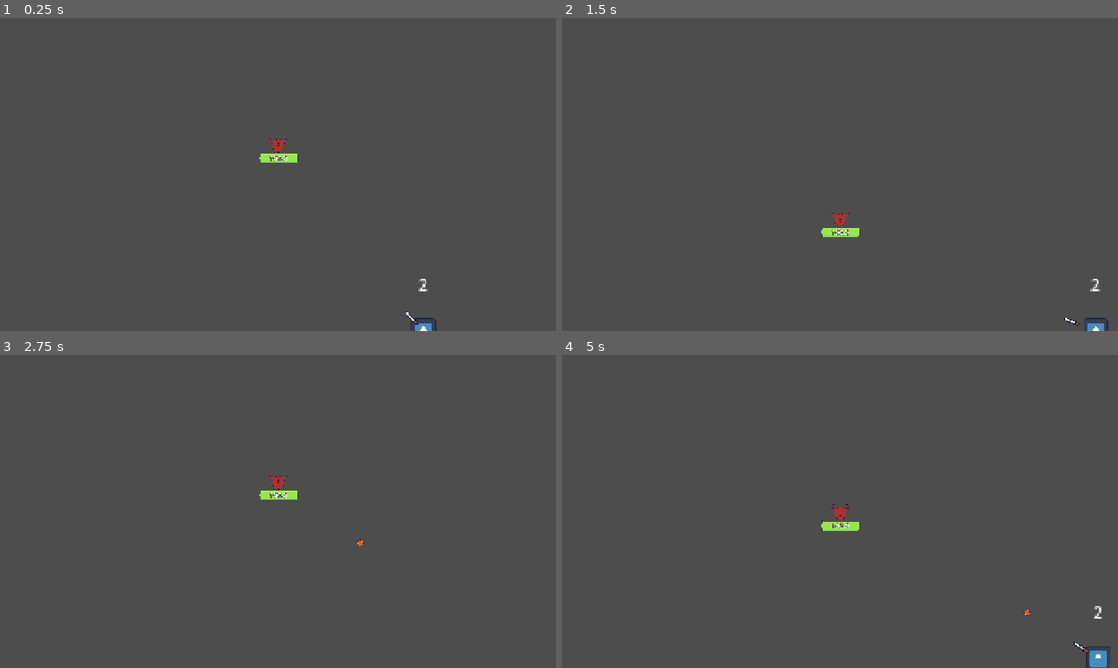
Above: before the commit, frames 1-4 (two rows, left to right).
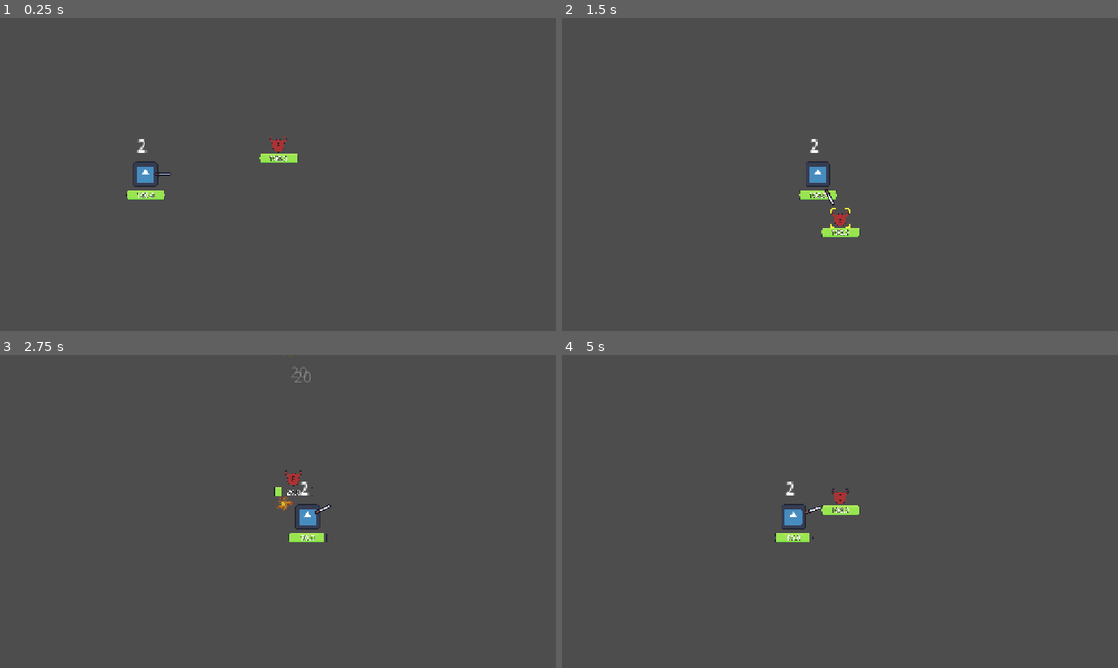
Above: after the commit, the same moments.

Repository: Darkcitrus/darkspracticegame-main
Game: Godot game, scene res://game_world.tscn
Two runs of this game, one before a commit and one after it. Both use one fixed random seed, a clock stepped at 60 frames per second and the inputs below. This scene is started directly instead of the project's main scene. The engine's default icon, where the game draws it, is replaced by a stand-in: a white triangle on a blue panel in a dark square.
Inputs (mouse positions are in pixels of both pictures, inside the frame that each line leads up to):
- Up to frame 1 (0.25 s): no input
- Up to frame 2 (1.5 s): tap Enter at 0.5 s; move the mouse to (962, 158) at 0.52 s; hold Right (ui_right) 0.53-1.25 s; tap Shift (dash) at 0.6 s; click (962, 158) at 0.67 s; tap Space (ui_select) at 0.77 s; drag from (728, 190) to (1084, 315) at 1.27 s
- Up to frame 3 (2.75 s): move the mouse to (333, 442) at 2.02 s; hold Right (ui_right) from 2.03 s (still down); hold Right mouse button (right_click) from 2.03 s (still down); click (333, 442) at 2.17 s
- Up to frame 4 (5 s): release Right (ui_right) at 2.75 s; release Right mouse button (right_click) at 2.75 s; drag from (812, 574) to (923, 542) at 2.77 s; move the mouse to (1006, 558) at 3.52 s; hold Left (ui_left) 3.53-4.25 s; tap Tab at 3.6 s; click (1006, 558) at 3.67 s; tap Space (ui_select) at 3.77 s; drag from (673, 464) to (845, 498) at 4.27 s

The runs differ from the first frame. In frame 1, 0.7% of the frame differs, in the area x 22-79%, y 38-100%; in frame 2, 0.6%; in frame 3, 1.0%; in frame 4, 1.3%, in the area x 38-99%, y 40-100%.

Commit message:
Refactor dummy positioning logic; enhance mouse detection setup and remove redundant position management in GameManager, finally fixed offset spawns and camera

Diff:
--- a/game_world.tscn
+++ b/game_world.tscn
@@ -1,27 +1,18 @@
-[gd_scene load_steps=5 format=3 uid="uid://dn4hf7rryawqk"]
+[gd_scene load_steps=4 format=3 uid="uid://dn4hf7rryawqk"]
 
 [ext_resource type="PackedScene" uid="uid://bddudkfbtetv1" path="res://scenes/character_body_2d.tscn" id="1_ea1x0"]
-[ext_resource type="Script" uid="uid://cy1fm8fm0sxwu" path="res://scripts/camera_enforcer.gd" id="2_b7eqr"]
 [ext_resource type="PackedScene" uid="uid://d3mu8vdkubyp8" path="res://scenes/dummy_manager.tscn" id="2_e08lw"]
 [ext_resource type="Script" uid="uid://cbs4j5p05xi2p" path="res://scripts/player_debug.gd" id="4_dw3vo"]
 
 [node name="GameWorld" type="Node2D"]
-script = ExtResource("2_b7eqr")
 
 [node name="Player" parent="." instance=ExtResource("1_ea1x0")]
 texture_filter = 5
 position = Vector2(334, 359)
 scale = Vector2(0.45, 0.45)
 
-[node name="DodgeRecovery" parent="Player" index="9"]
-one_shot = false
-
 [node name="PlayerDebug" type="Node" parent="Player"]
 script = ExtResource("4_dw3vo")
 
 [node name="Dummy Manager" parent="." instance=ExtResource("2_e08lw")]
-
-[editable path="Player"]
-[editable path="Dummy Manager"]
-[editable path="Dummy Manager/Dummy"]
-[editable path="Dummy Manager/Dummy/Selector"]
+position = Vector2(655, 359)
--- a/scenes/TestingArea.tscn
+++ b/scenes/TestingArea.tscn
@@ -11,6 +11,10 @@
 [node name="Testing Area" type="Node2D" groups=["UI"]]
 script = ExtResource("1_4nlp4")
 
+[node name="Camera2D" type="Camera2D" parent="."]
+z_index = 4
+position = Vector2(673, 359)
+
 [node name="DebugLogger" type="Node2D" parent="."]
 position = Vector2(673, 359)
 script = ExtResource("2_uxidc")
@@ -22,7 +26,6 @@
 z_index = -10
 texture_filter = 1
 position = Vector2(673, 359)
-scale = Vector2(1.49297, 1.49583)
 texture = ExtResource("9_led6v")
 
 [node name="Menu" type="Node2D" parent="." groups=["UI"]]
@@ -32,8 +35,7 @@
 [node name="MenuBG" type="Sprite2D" parent="Menu"]
 z_index = 2
 texture_filter = 1
-position = Vector2(0.499207, -0.49884)
-scale = Vector2(1.911, 2.154)
+scale = Vector2(1.44, 1.44)
 texture = ExtResource("3_e11ah")
 
 [node name="QuitButton" type="Button" parent="Menu"]
--- a/scenes/character_body_2d.tscn
+++ b/scenes/character_body_2d.tscn
@@ -53,10 +53,10 @@
 anchor_top = 0.5
 anchor_right = 0.5
 anchor_bottom = 0.5
-offset_left = -25.4238
-offset_top = -290.96
-offset_right = -9.42374
-offset_bottom = -264.96
+offset_left = -41.0
+offset_top = -201.0
+offset_right = -24.9999
+offset_bottom = -175.0
 grow_horizontal = 2
 grow_vertical = 2
 scale = Vector2(5, 5)
@@ -67,16 +67,22 @@
 script = ExtResource("6_ns87m")
 
 [node name="HealthBar" type="TextureProgressBar" parent="." groups=["UI"]]
-offset_left = -98.8701
-offset_top = 67.7966
-offset_right = 101.13
-offset_bottom = 117.797
+anchors_preset = 8
+anchor_left = 0.5
+anchor_top = 0.5
+anchor_right = 0.5
+anchor_bottom = 0.5
+offset_left = -98.0
+offset_top = 80.0
+offset_right = 102.0
+offset_bottom = 130.0
+grow_horizontal = 2
+grow_vertical = 2
 value = 100.0
 rounded = true
 texture_under = ExtResource("3_lu8wt")
 texture_progress = ExtResource("4_x10p8")
 script = ExtResource("5_gpk5f")
-metadata/_edit_use_anchors_ = true
 
 [node name="DodgeTimer" type="Timer" parent="."]
 wait_time = 0.1
--- a/scenes/dummy_manager.tscn
+++ b/scenes/dummy_manager.tscn
@@ -8,11 +8,5 @@
 
 [node name="Dummy" parent="." instance=ExtResource("2_4qj6t")]
 
-[node name="MouseDetector" parent="Dummy" index="4"]
-visible = false
-
-[node name="Selector" parent="Dummy" index="5"]
-visible = false
-
 [editable path="Dummy"]
 [editable path="Dummy/Selector"]
--- a/scripts/GameManager.gd
+++ b/scripts/GameManager.gd
@@ -68,14 +68,8 @@
 	else:
 		print("GameManager: Player node not found.")
 
-	# Check for Camera2D
-	var camera = get_node_or_null("Camera2D")
-	if camera:
-		print("GameManager: Found Camera2D node. Positioning camera.")
-		camera.global_position = center_position
-		print("GameManager: Camera positioned at center:", center_position)
-	else:
-		print("GameManager: Camera2D node not found.")
+	# No longer controlling Camera2D, letting editor handle it
+	print("GameManager: Camera2D control removed, editor has full control.")
 
 	# Log final positions for debugging
 	print("GameManager: Final player position:", player.global_position if player else "Player not found.")
@@ -88,10 +82,16 @@
 			dummy_manager.global_position = center_position
 			print("GameManager: Positioned Dummy Manager at center:", center_position)
 
-		# Position the dummy relative to the Dummy Manager
-		dummy.position = Vector2.ZERO  # Reset local position to align with Dummy Manager
-		print("GameManager: Positioned dummy relative to Dummy Manager at:", dummy.position)
-		print("GameManager: Dummy global position after setting:", dummy.global_position)
+		# Delegate dummy positioning to the Dummy Manager
+		dummy_manager.call("reset_dummy_position", center_position)
+		print("GameManager: Delegated dummy positioning to Dummy Manager.")
+
+func _enforce_dummy_position(dummy):
+	if dummy and is_instance_valid(dummy):
+		# Reapply the dummy's position to ensure no drift
+		dummy.position = Vector2.ZERO
+		print("GameManager: Enforced dummy position during deferred call. Current position:", dummy.position)
+		print("GameManager: Dummy global position after enforcement:", dummy.global_position)
 
 func position_player(player):
 	if player:
--- a/scripts/Player.gd
+++ b/scripts/Player.gd
@@ -132,10 +132,6 @@
 
 # Override the default _physics_process to handle knockback
 func _physics_process(delta):
-	# Log the player's position during physics processing
-	print("Player: _physics_process called. Current position:", global_position)
-
-	# Ensure no logic modifies the player's position here
 	# Handle knockback if active
 	if knockback_active:
 		# Apply knockback force
@@ -156,8 +152,6 @@
 	$PlayerHealth._physics_process(delta)
 	move_and_slide()
 
-	print("Player: _physics_process called. Current position:", global_position)
-
 func _on_respawn_timer_timeout():
 	$PlayerHealth._on_respawn_timer_timeout()
 
--- a/scripts/dummy_manager.gd
+++ b/scripts/dummy_manager.gd
@@ -3,6 +3,8 @@
 var dummy_scene = preload("res://scenes/dummy.tscn")
 var spawn_position: Vector2
 var original_scale: Vector2 = Vector2(0.5, 0.5) # Store the original scale
+
+@onready var dummy = $Dummy
 
 func _ready():
 	# Use global position to ensure accuracy regardless of parent transforms
@@ -14,17 +16,82 @@
 
 	if get_child_count() > 0:
 		var first_dummy = get_child(0)
-		# Use global_position for accurate placement
+		# Store original scale for future respawns
+		original_scale = first_dummy.scale
+		print("DummyManager: Original dummy scale is ", original_scale)
+
+		# Handle initial dummy with EXACTLY the same logic as respawn
+		# Set global position directly
 		var viewport_center = get_viewport().get_visible_rect().size / 2
 		first_dummy.global_position = viewport_center
-		spawn_position = first_dummy.position
-		original_scale = first_dummy.scale
-		print("DummyManager: Original dummy scale is ", original_scale)
-		print("DummyManager: Setting dummy global position to ", viewport_center)
-		print("DummyManager: Resulting dummy position is ", first_dummy.position)
 
+		# Connect signals and set proper groups
 		connect_dummy(first_dummy)
-		print("DummyManager: First dummy global position is:", first_dummy.global_position)
+
+		# Call reset_position just like respawns do
+		if first_dummy.has_method("reset_position"):
+			first_dummy.reset_position()
+
+		# Explicitly ensure input properties are set
+		first_dummy.set_process_input(true)
+		first_dummy.input_pickable = true
+
+		# Make sure mouse detection is active
+		var mouse_detector = first_dummy.get_node_or_null("MouseDetector")
+		if mouse_detector:
+			mouse_detector.monitoring = true
+			mouse_detector.monitorable = true
+			print("DummyManager: Initial dummy mouse detector enabled.")
+
+		# Enhanced mouse detection setup for initial dummy
+		setup_mouse_detection(first_dummy)
+
+		print("DummyManager: Initial dummy positioned and configured at:", first_dummy.global_position)
+
+# New function to set up mouse detection with debug info
+func setup_mouse_detection(target_dummy):
+	# Enable input processing
+	target_dummy.set_process_input(true)
+	target_dummy.input_pickable = true
+	print("DummyManager: Input processing enabled for dummy")
+
+	# Set up mouse detector
+	var mouse_detector = target_dummy.get_node_or_null("MouseDetector")
+	if mouse_detector:
+		# Ensure it's enabled
+		mouse_detector.monitoring = true
+		mouse_detector.monitorable = true
+
+		# Check for collision shape
+		var collision_shape = mouse_detector.get_node_or_null("CollisionShape2D")
+		if collision_shape:
+			collision_shape.disabled = false
+			var shape = collision_shape.shape
+			print("DummyManager: Mouse detector collision shape enabled:",
+				  "Type:", shape.get_class(),
+				  "Size:", shape.get_rect().size if shape.has_method("get_rect") else "N/A")
+		else:
+			print("DummyManager: WARNING - No collision shape found in MouseDetector!")
+
+		# Connect mouse detection signals if they exist
+		if mouse_detector.has_signal("mouse_entered") and not mouse_detector.is_connected("mouse_entered", _on_mouse_entered):
+			mouse_detector.connect("mouse_entered", _on_mouse_entered)
+			print("DummyManager: Connected mouse_entered signal")
+
+		if mouse_detector.has_signal("mouse_exited") and not mouse_detector.is_connected("mouse_exited", _on_mouse_exited):
+			mouse_detector.connect("mouse_exited", _on_mouse_exited)
+			print("DummyManager: Connected mouse_exited signal")
+
+		print("DummyManager: Mouse detector fully configured")
+	else:
+		print("DummyManager: WARNING - No MouseDetector found on dummy!")
+
+# Callback functions for mouse detection
+func _on_mouse_entered():
+	print("DummyManager: Mouse entered dummy area")
+
+func _on_mouse_exited():
+	print("DummyManager: Mouse exited dummy area")
 
 func _on_dummy_died(pos: Vector2):
 	print("DummyManager: Dummy died at position ", pos, ", respawning in 1 second...")
@@ -44,6 +111,10 @@
 	connect_dummy(new_dummy)
 	# Use simplified reset
 	new_dummy.reset_position()
+
+	# Apply the enhanced mouse detection setup
+	setup_mouse_detection(new_dummy)
+
 	print("DummyManager: New dummy spawned at global position:", new_dummy.global_position)
 
 func connect_dummy(dummy):
@@ -54,3 +125,8 @@
 	dummy.set_process_input(true)
 	dummy.input_pickable = true
 	print("DummyManager: Dummy connected and configured")
+
+func reset_dummy_position(position: Vector2):
+	if dummy:
+		dummy.global_position = position
+		print("DummyManager: Dummy reset to position:", position)
--- a/scripts/menu.gd
+++ b/scripts/menu.gd
@@ -37,6 +37,9 @@
 	else:
 		print("Menu: GameManager still not found after instantiation.")
 
+	# Do not modify the dummy's position here
+	print("Menu: Dummy position is managed by the oscillation script.")
+
 func toggle_menu():
 	if visible:
 		if !game_world:
--- a/scripts/player_debug.gd
+++ b/scripts/player_debug.gd
@@ -8,11 +8,7 @@
 var is_tracking = true
 
 func _ready():
-	# Let GameManager handle initial positioning
-	# Just set up tracking
-	call_deferred("force_camera_settings")
-	get_tree().create_timer(0.05).timeout.connect(force_camera_settings)
-	get_tree().create_timer(0.2).timeout.connect(force_camera_settings)
+	# Remove camera control, let the editor handle it
 
 	# Add position tracking timer
 	var tracking_timer = Timer.new()
@@ -21,14 +17,6 @@
 	tracking_timer.wait_time = 0.2
 	tracking_timer.timeout.connect(track_player_position)
 	tracking_timer.start()
-
-	# Add camera check timer
-	var camera_timer = Timer.new()
-	camera_timer.name = "CameraCheckTimer"
-	add_child(camera_timer)
-	camera_timer.wait_time = 1.0
-	camera_timer.timeout.connect(force_camera_settings)
-	camera_timer.start()
 
 	# Schedule debug info
 	get_tree().create_timer(0.3).timeout.connect(debug_player_initial)
@@ -39,40 +27,20 @@
 	if player:
 		# Log the player's position for debugging
 		print("PlayerDebug: Tracking player position. Current global position:", player.global_position)
-		print("PlayerDebug: Expected position:", expected_position)
-		print("PlayerDebug: Distance from expected position:", (player.global_position - expected_position).length())
 
-		# Ensure this script does not modify the player's position
-		print("PlayerDebug: Position tracking only, no corrections applied.")
+		# Log the dummy's position without modifying it
+		var dummy = player.get_node_or_null("../Dummy Manager/Dummy")
+		if dummy:
+			print("PlayerDebug: Dummy position tracking only. Current global position:", dummy.global_position)
 
 func enforce_camera_and_positions():
-	# Enforce camera settings
-	force_camera_settings()
-
-	# IMPORTANT: Remove any code that forces player position
-	# Let the GameManager handle positioning
+	# Let the editor handle camera settings
 
 	# Check positions periodically
 	debug_player_periodic()
 
-func force_camera_settings():
-	var camera = player_find_camera()
-	if camera:
-		camera.position = Vector2.ZERO
-		camera.enabled = true
-		camera.anchor_mode = 1  # Drag center mode (0,0) at center
-		camera.make_current()
-		camera.reset_smoothing()
-		print("Camera settings enforced: pos=", camera.position, ", enabled=", camera.enabled,
-			  ", mode=", camera.anchor_mode)
-	else:
-		print("WARNING: No camera found to configure!")
-
 func debug_player_initial():
 	var player = get_parent()
-
-	# IMPORTANT: Don't set player position here at all
-	# This conflicts with GameManager's positioning
 
 	# Just print debug info
 	print("Player full path:", player.get_path())
@@ -85,60 +53,27 @@
 	print("Parent transform:", parent.global_transform if parent else "none")
 	print("Viewport size:", player.get_viewport_rect().size)
 	print("Scale:", player.scale)
-	print("Camera position:", find_camera_position())
 	print("Project window size:", DisplayServer.window_get_size())
 	print("=========================================")
 
 func debug_player_delayed():
 	var player = get_parent()
-	print("========== PLAYER DELAYED DEBUG ==========")
+	print("========== PLAYER AND DUMMY DELAYED DEBUG ==========")
 	print("Player name:", player.name)
-	print("Current position:", player.position)
-	print("Current global position:", player.global_position)
-	print("Camera position:", find_camera_position())
+	print("Player current global position:", player.global_position)
 
-	# Get the camera and check its properties
-	var camera = player_find_camera()
-	if camera:
-		print("Camera enabled:", camera.enabled)
-		print("Camera anchor mode:", camera.anchor_mode)
-		print("Camera zoom:", camera.zoom)
-
-		# Force camera settings
-		camera.enabled = true
-		camera.anchor_mode = 1  # Drag center mode (0,0) at center
-		print("Camera settings enforced: enabled=true, anchor_mode=1")
-
+	# Get the dummy and verify its position
+	var dummy = player.get_node_or_null("../Dummy Manager/Dummy")
+	if dummy:
+		print("Dummy name:", dummy.name)
+		print("Dummy current position:", dummy.position)
+		print("Dummy current global position:", dummy.global_position)
 	print("=========================================")
 
 func debug_player_periodic():
 	var player = get_parent()
 	print("Player periodic check - Position:", player.position, "Global:", player.global_position)
 
-	# Check camera is still correct
-	var camera = player_find_camera()
-	if camera and camera.anchor_mode != 1:
-		print("WARNING: Camera anchor mode changed to", camera.anchor_mode, "- resetting to 1")
-		camera.anchor_mode = 1
-		camera.make_current()
-
-func find_camera_position():
-	var camera = player_find_camera()
-	if camera:
-		return "Pos: " + str(camera.position) + ", Global: " + str(camera.global_position) + ", Mode: " + str(camera.anchor_mode)
-	else:
-		return "No camera found"
-
-func player_find_camera():
-	# Try to find camera in different ways
-	var camera = get_viewport().get_camera_2d()
-	if camera:
-		return camera
-
-	# Try to find in scene
-	var root = get_tree().root
-	return root.find_child("Camera2D", true, false)
-
 # Add this new function to toggle position tracking
 func toggle_tracking():
 	is_tracking = !is_tracking
--- a/scripts/respawn_manager.gd
+++ b/scripts/respawn_manager.gd
@@ -4,7 +4,6 @@
 
 func request_respawn(pos: Vector2):
 	print("RespawnManager: Respawn requested at position:", pos)
-	# Wait 1 second before respawning
-	await get_tree().create_timer(1.0).timeout
+	# Emit the respawn signal immediately for initial spawn
 	respawn_requested.emit(pos)
 	print("RespawnManager: Respawn emitted at position:", pos)
